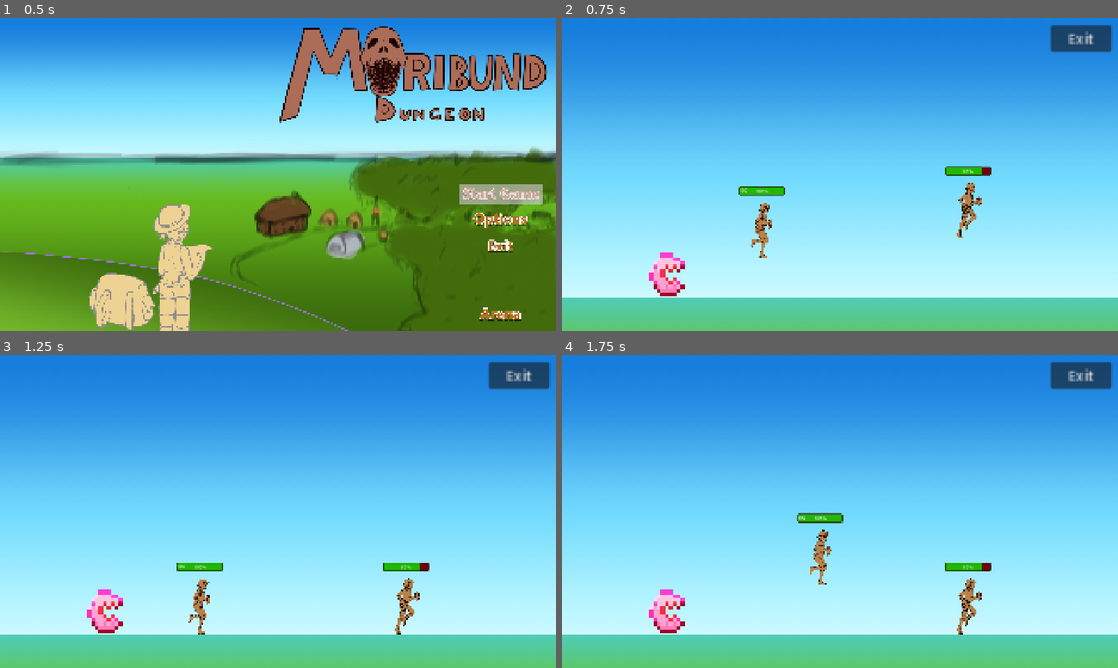
Above: before the commit, frames 1-4 (two rows, left to right).
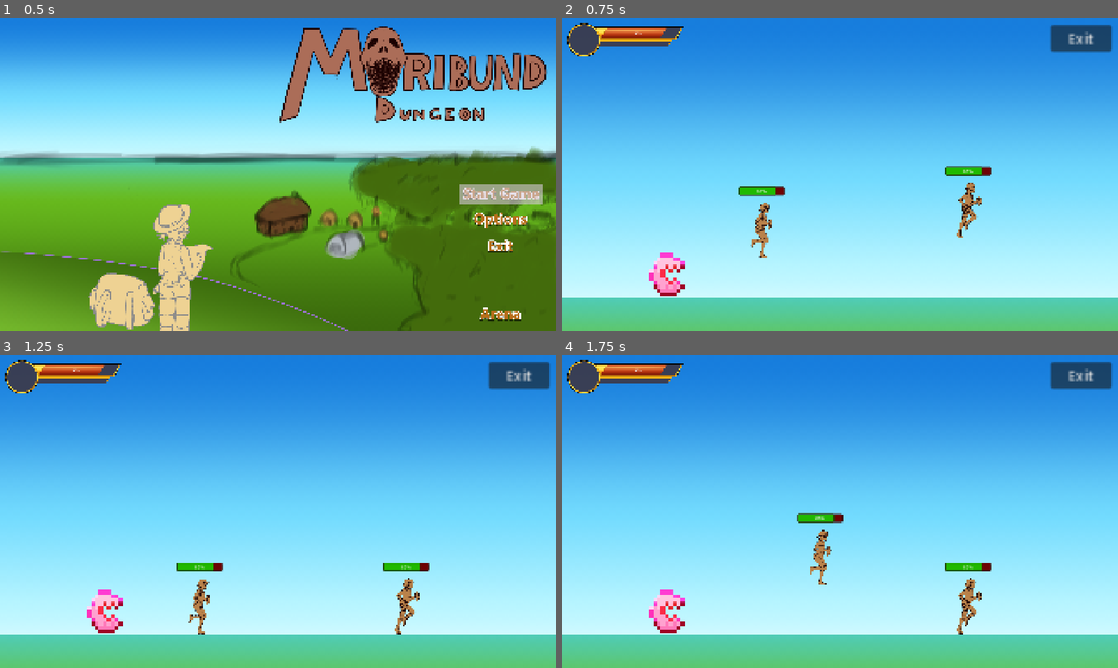
Above: after the commit, the same moments.

Repository: mlhelix/moribunddungeon
Game: Godot game, scene res://Scenes/title_screen.tscn
The game is run twice, just before and just after one commit, with the same random seed, the same clock (stepped at 60 frames per second) and the same inputs. The engine's default icon, where the game draws it, is replaced by a stand-in: a white triangle on a blue panel in a dark square.
Inputs (mouse positions are in pixels of both pictures, inside the frame that each line leads up to):
- Up to frame 1 (0.5 s): no input
- Up to frame 2 (0.75 s): click (1062, 315) at 0.5 s
- Up to frame 3 (1.25 s): no input
- Up to frame 4 (1.75 s): tap Enter (ui_accept) at 1.25, 1.52 s; hold Right (ui_right) from 1.28 s (still down)

Frame 1 is identical in both runs. In frame 2, 1.5% of the frame differs, in the area x 0-41%, y 1-57%; in frame 3, 1.5%; in frame 4, 1.5%, in the area x 0-51%, y 1-54%.
Error after the commit: Invalid access to property or key 'mystats' on a base object of type 'Nil'. (res://Scripts/player_health_bar.gd:6)

Commit message:
Health bar stuff I think

Diff:
--- a/Scenes/character_body_2d.tscn
+++ b/Scenes/character_body_2d.tscn
@@ -1,7 +1,6 @@
 [gd_scene format=3 uid="uid://dv2ux6rg6cwf7"]
 
 [ext_resource type="Script" uid="uid://c2v6yothfqrop" path="res://Scripts/Player.gd" id="1_88kja"]
-[ext_resource type="Script" uid="uid://dny626mwo7e18" path="res://Scripts/healthbar.gd" id="2_88kja"]
 [ext_resource type="Script" uid="uid://8dkarh5mop4k" path="res://Scripts/player_stats.gd" id="2_gbyq6"]
 [ext_resource type="Texture2D" uid="uid://bp4imwl2fivsc" path="res://assets/Giana Run/Timeline 1_0000.png" id="3_ancw4"]
 [ext_resource type="Texture2D" uid="uid://djubhqsddjedw" path="res://assets/Giana Run/Timeline 1_0004.png" id="4_8ldn0"]
@@ -101,7 +100,7 @@
 position = Vector2(0, 2)
 shape = SubResource("CapsuleShape2D_88kja")
 
-[node name="HealthBar" type="ProgressBar" parent="." unique_id=1466920259]
+[node name="HealthBar(old)" type="ProgressBar" parent="." unique_id=1466920259]
 offset_left = -79.0
 offset_top = -162.0
 offset_right = 78.0
@@ -110,10 +109,9 @@
 theme_override_styles/fill = SubResource("StyleBoxFlat_it8n0")
 step = 1.0
 value = 80.0
-script = ExtResource("2_88kja")
 metadata/_edit_use_anchors_ = true
 
-[node name="Label" type="Label" parent="HealthBar" unique_id=1908734541]
+[node name="Label" type="Label" parent="HealthBar(old)" unique_id=1908734541]
 layout_mode = 0
 offset_right = 40.0
 offset_bottom = 23.0
--- /dev/null
+++ b/Scenes/health_bar_player.tscn
@@ -0,0 +1,54 @@
+[gd_scene format=3 uid="uid://t62cds4omde7"]
+
+[ext_resource type="Texture2D" uid="uid://ck68syfbobx7v" path="res://assets/Healthbar_BG.png" id="1_ycgvm"]
+[ext_resource type="Texture2D" uid="uid://dntajpgx2j3l1" path="res://assets/Healthbar_Health.png" id="2_46g4w"]
+[ext_resource type="Texture2D" uid="uid://d2rin68os5gt4" path="res://assets/Healthbar_Border.png" id="3_8u5j8"]
+[ext_resource type="Script" uid="uid://2dj1f7j46ohb" path="res://Scripts/player_health_bar.gd" id="3_46g4w"]
+
+[sub_resource type="StyleBoxEmpty" id="StyleBoxEmpty_q5sql"]
+
+[sub_resource type="StyleBoxTexture" id="StyleBoxTexture_4cfhr"]
+texture = ExtResource("2_46g4w")
+texture_margin_left = 43.0
+texture_margin_right = 57.0
+
+[node name="HealthbarBG" type="TextureRect" unique_id=1567087997]
+offset_right = 4.0
+offset_bottom = 27.0
+scale = Vector2(0.4, 0.4)
+texture = ExtResource("1_ycgvm")
+
+[node name="HealthBar" type="ProgressBar" parent="." unique_id=970772524]
+layout_mode = 0
+offset_left = 243.0
+offset_top = 40.0
+offset_right = 988.0
+offset_bottom = 137.0
+theme_override_font_sizes/font_size = 34
+theme_override_styles/background = SubResource("StyleBoxEmpty_q5sql")
+theme_override_styles/fill = SubResource("StyleBoxTexture_4cfhr")
+step = 1.0
+value = 80.0
+script = ExtResource("3_46g4w")
+
+[node name="Label" type="Label" parent="HealthBar" unique_id=1022615179]
+layout_direction = 3
+layout_mode = 1
+anchors_preset = -1
+anchor_left = 0.081
+anchor_top = 0.24700001
+anchor_right = 0.384
+anchor_bottom = 0.74700004
+offset_left = -0.34500122
+offset_top = 0.04099846
+offset_right = -0.08001709
+offset_bottom = 0.040992737
+grow_vertical = 2
+theme_override_colors/font_shadow_color = Color(0, 0, 0, 0.38431373)
+theme_override_font_sizes/font_size = 32
+
+[node name="HealthbarBorder" type="TextureRect" parent="." unique_id=2049326350]
+layout_mode = 0
+offset_right = 40.0
+offset_bottom = 40.0
+texture = ExtResource("3_8u5j8")
--- a/Scenes/pause_menu.tscn
+++ b/Scenes/pause_menu.tscn
@@ -2,6 +2,7 @@
 
 [ext_resource type="Shader" uid="uid://cxhst8hbwqx6e" path="res://assets/menu_shader.gdshader" id="1_emv3i"]
 [ext_resource type="Script" uid="uid://dcradup6l7exs" path="res://Scripts/pause_menu.gd" id="1_k0w1u"]
+[ext_resource type="Theme" uid="uid://b1glnlol0o36p" path="res://assets/panelstheme.tres" id="3_1och7"]
 
 [sub_resource type="ShaderMaterial" id="ShaderMaterial_k0w1u"]
 shader = ExtResource("1_emv3i")
@@ -84,8 +85,11 @@
 [node name="PanelContainer" type="PanelContainer" parent="." unique_id=73465015]
 modulate = Color(1, 1, 1, 0)
 layout_mode = 0
-offset_right = 800.0
-offset_bottom = 1080.0
+offset_left = -32.0
+offset_top = -10.0
+offset_right = 765.0
+offset_bottom = 1090.0
+theme = ExtResource("3_1och7")
 
 [node name="VBoxContainer" type="VBoxContainer" parent="PanelContainer" unique_id=2081194527]
 layout_mode = 2
--- a/Scenes/testarena.tscn
+++ b/Scenes/testarena.tscn
@@ -8,6 +8,7 @@
 [ext_resource type="Texture2D" uid="uid://b0hucggqcy0rb" path="res://Letterforms/Videogame Letterforms(C2).png" id="8_boqko"]
 [ext_resource type="Script" uid="uid://ddjyckdqblov2" path="res://Scripts/damage_zone.gd" id="8_hrjto"]
 [ext_resource type="PackedScene" uid="uid://duhk5yrp2k3qa" path="res://Scenes/pause_menu.tscn" id="8_pawyy"]
+[ext_resource type="PackedScene" uid="uid://t62cds4omde7" path="res://Scenes/health_bar_player.tscn" id="9_boqko"]
 
 [sub_resource type="RectangleShape2D" id="RectangleShape2D_fl7sg"]
 size = Vector2(1921, 128)
@@ -69,5 +70,13 @@
 
 [node name="Pause Menu" parent="PauseMenuLayer" unique_id=1878498693 instance=ExtResource("8_pawyy")]
 
+[node name="HUD" type="CanvasLayer" parent="." unique_id=2038993441]
+
+[node name="HealthbarBG" parent="HUD" unique_id=1567087997 instance=ExtResource("9_boqko")]
+offset_left = 18.0
+offset_top = 18.0
+offset_right = 1022.0
+offset_bottom = 308.0
+
 [connection signal="pressed" from="Exit Button" to="." method="_on_exit_button_pressed"]
 [connection signal="body_entered" from="DamageZone" to="DamageZone" method="_on_body_entered"]
--- a/Scripts/Player.gd
+++ b/Scripts/Player.gd
@@ -1,7 +1,8 @@
 extends CharacterBody2D
+class_name Player
 
 @export var stats: Player_Stats
-@onready var healthBar = $"HealthBar"
+#@onready var healthBar = $"HealthBar"
 @onready var animated_sprite = $AnimatedSprite2D
 
 const SPEED = 450.0
@@ -35,9 +36,9 @@
 
 func _ready() -> void:
 	stats.setup_stats()
-	healthBar.set_health_bar(stats.current_max_health, stats.base_max_health)
+	#healthBar.set_health_bar(stats.current_max_health, stats.base_max_health)
 	stats.health_depleted.connect(queue_free)
 
 func take_damage(damage:int):
 	stats.current_max_health -= damage
-	healthBar.change_health(-damage)
+	#healthBar.change_health(-damage)
--- a/Scripts/healthbar.gd
+++ b/Scripts/healthbar.gd
@@ -1,5 +1,5 @@
 extends ProgressBar
-
+class_name Health_Bar
 
 @onready var healthlabel = $Label
 
--- /dev/null
+++ b/Scripts/player_health_bar.gd
@@ -0,0 +1,10 @@
+extends ProgressBar
+
+@export var player: Player
+
+func _ready():
+	player.mystats.health_changed.connect(update)
+	update()
+
+func update():
+	value = player.stats.current_max_health
--- /dev/null
+++ b/assets/panelstheme.tres
@@ -0,0 +1,14 @@
+[gd_resource type="Theme" format=3 uid="uid://b1glnlol0o36p"]
+
+[ext_resource type="Texture2D" uid="uid://c03bu6pgiyjrv" path="res://assets/Panels.png" id="1_84kro"]
+
+[sub_resource type="StyleBoxTexture" id="StyleBoxTexture_scw3t"]
+texture = ExtResource("1_84kro")
+texture_margin_left = 56.0
+texture_margin_top = 56.0
+texture_margin_right = 56.0
+texture_margin_bottom = 56.0
+region_rect = Rect2(17, 17, 866, 866)
+
+[resource]
+PanelContainer/styles/panel = SubResource("StyleBoxTexture_scw3t")
Not shown, added: Scripts/player_health_bar.gd.uid
Binary file added: assets/Healthbar_BG.png
Not shown, added: assets/Healthbar_BG.png.import
Binary file added: assets/Healthbar_Border.png
Not shown, added: assets/Healthbar_Border.png.import
Binary file added: assets/Panels.png
Not shown, added: assets/Panels.png.import
Binary file added: assets/Pause Menu.png
Not shown, added: assets/Pause Menu.png.import
